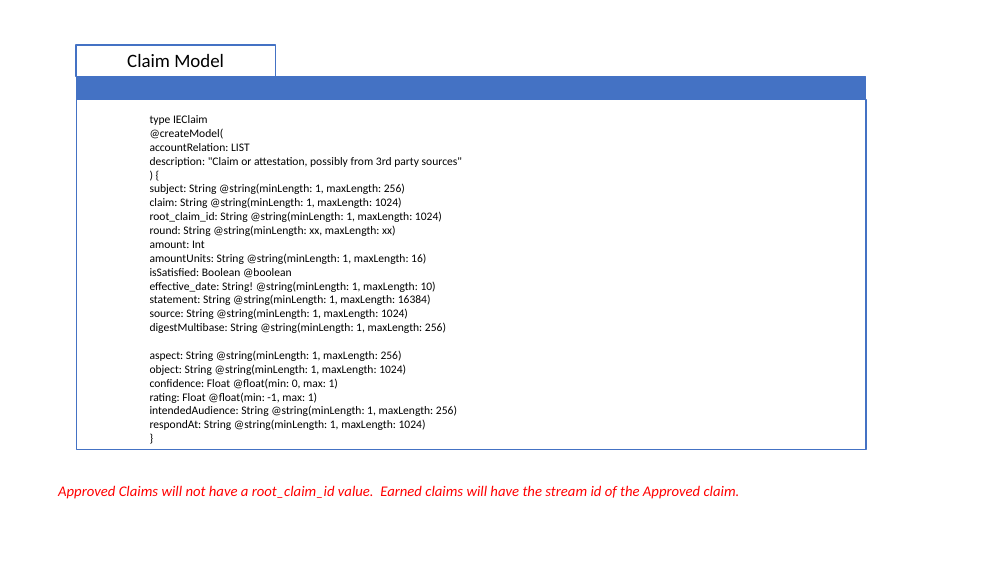
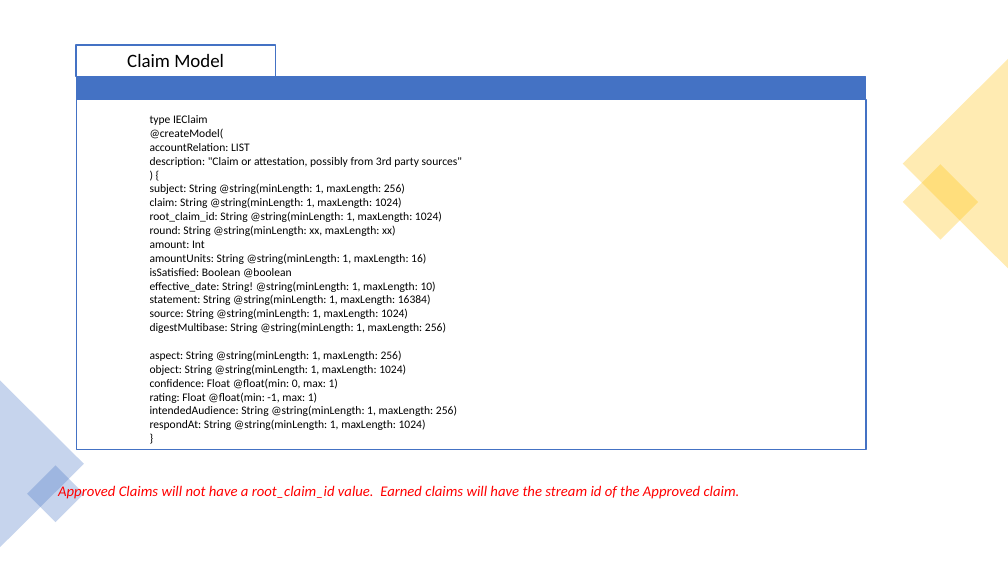
Before and after one commit to Cooperation-org/linked-trust-impact-eval, a slide deck: slide 6 of doc/ImpactEvaluatorsGrant.pptx (slide 2 before the commit). Drawn at 1008x567 pixels with LibreOffice and Linux fonts; fonts in the diff are those of the drawing. Boxes give left, top, right and bottom in pixels: in the first picture for what was removed or moved away, otherwise in the second. Text is boxed around its words. In the diff, an @@ line names an element or a change of style, - is before the commit and + after.

```diff
--- a/doc/ImpactEvaluatorsGrant.pptx
+++ b/doc/ImpactEvaluatorsGrant.pptx
@@ triangle added at box(903, 59, 1008, 268), fill #FFC000 at 30% opacity @@
@@ rectangle added at box(903, 164, 979, 240), fill #FFC000 at 30% opacity @@
@@ triangle added at box(0, 380, 84, 547), fill #4472C4 at 30% opacity @@
@@ rectangle added at box(27, 465, 84, 522), fill #4472C4 at 30% opacity @@
```
Also in this commit, not shown: 1 other slide changed, 4 slides added, 4 other files.
